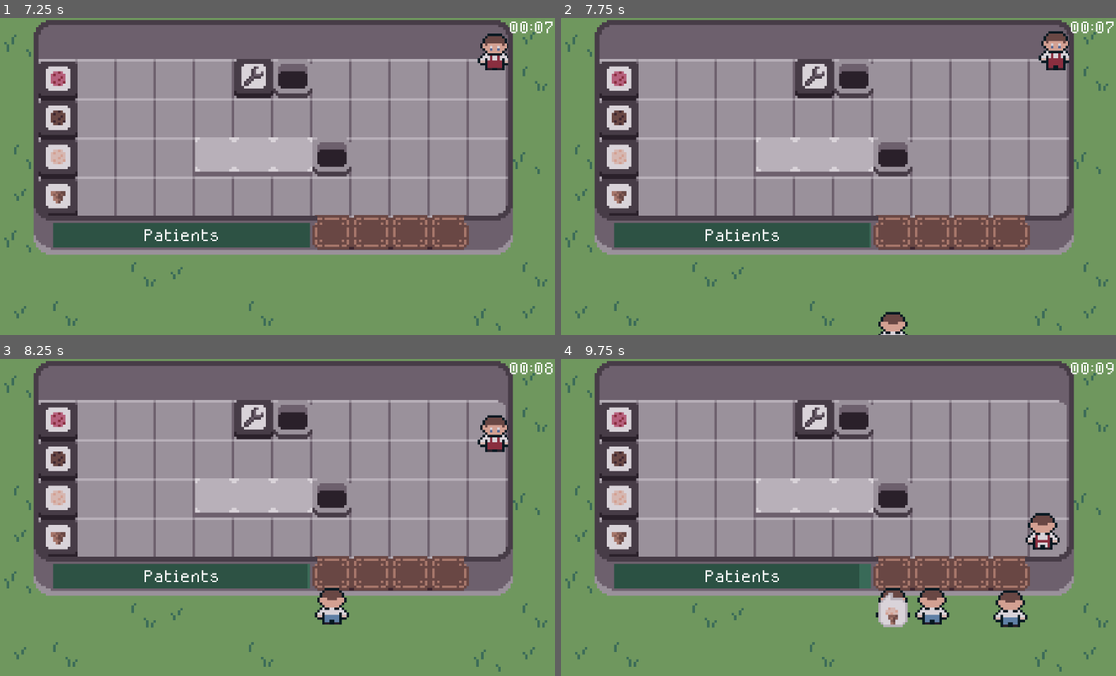
Above: before the commit, frames 1-4 (two rows, left to right).
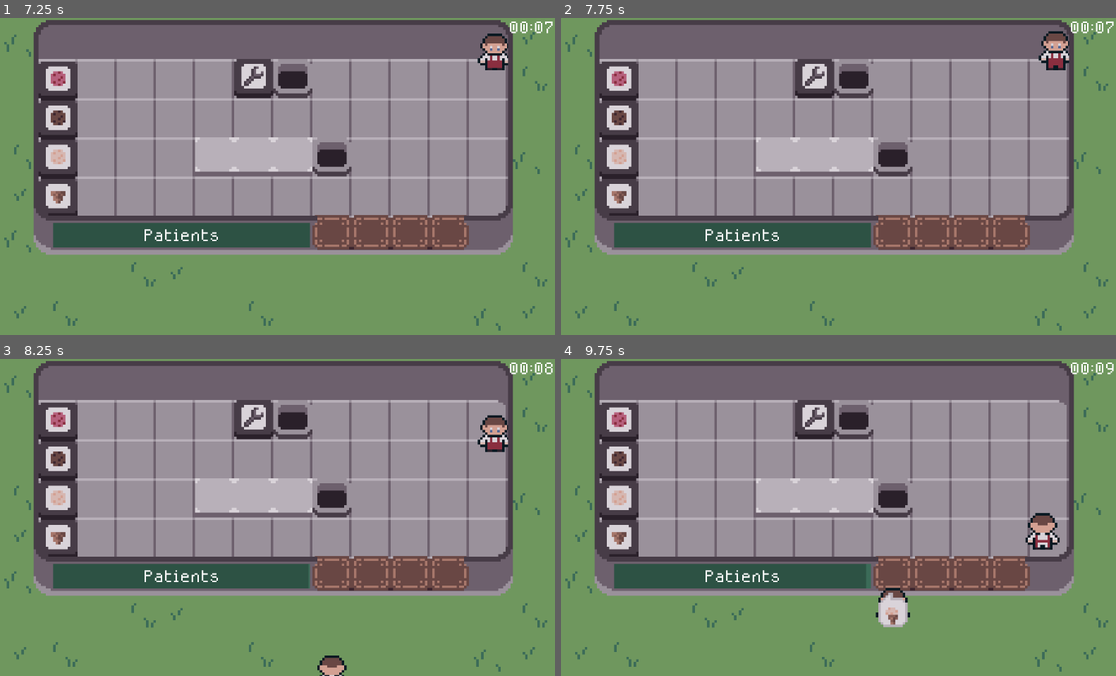
Above: after the commit, the same moments.

Repository: ToBinio/ice-truck
Game: Godot game, scene res://main.tscn
Two runs of this game, one before a commit and one after it. Both use one fixed random seed, a clock stepped at 60 frames per second and the inputs below.
Inputs:
- Up to frame 1 (7.25 s): tap Enter at 0.5 s; hold Right (right) 0.53-1.28 s; hold E (interact) 0.53-1.28 s; hold Down (down) 1.28-2.03 s; tap E (interact) every 1.5 s from 1.35 to 5.85 s; hold Right (right) 2.03-2.78 s; hold E (interact) 2.03-2.78 s; hold Up (up) 2.78-3.53 s; hold E (interact) 3.53-4.28 s; hold Left (left) 3.53-5.03 s; hold Down (down) 5.03-5.78 s; hold E (interact) 5.03-5.78 s; hold Right (right) 5.78-6.53 s; hold Up (up) from 6.53 s (still down); hold E (interact) from 6.53 s (still down)
- Up to frame 2 (7.75 s): release Up (up) at 7.28 s; release E (interact) at 7.28 s; hold Right (right) from 7.28 s (still down); tap E (interact) at 7.35 s
- Up to frame 3 (8.25 s): release Right (right) at 8.03 s; hold Down (down) from 8.03 s (still down); hold E (interact) from 8.03 s (still down)
- Up to frame 4 (9.75 s): release Down (down) at 8.78 s; release E (interact) at 8.78 s; hold Left (left) 8.78-9.53 s; tap E (interact) at 8.85 s; hold Up (up) from 9.53 s (still down); hold E (interact) from 9.53 s (still down)

Frame 1 is identical in both runs. In frame 2, 0.3% of the frame differs, in the area x 55-63%, y 64-100%; in frame 3, 0.8%; in frame 4, 1.1%, in the area x 63-85%, y 72-85%.

Commit message:
scale difficulty based on time - resolves #5

Diff:
--- a/Interactables/Service/service.gd
+++ b/Interactables/Service/service.gd
@@ -19,7 +19,7 @@
 var task: ItemResource
 
 func _ready() -> void:
-	timer.start(randf_range(5,10))
+	timer.start(randf_range(2,15))
 	item_container.hide()
 
 func _process(delta: float) -> void:
@@ -115,4 +115,5 @@
 		_display_task()
 		customer_stream_player.play()
 
-	timer.start(randf_range(5,10))
+	var game_mamanger = GameManager.instance(self)
+	timer.start(randf_range(5 * game_mamanger.difficultly_scale,10 * game_mamanger.difficultly_scale))
--- a/game_manager.gd
+++ b/game_manager.gd
@@ -16,6 +16,8 @@
 @onready var animation_player: AnimationPlayer = %AnimationPlayer
 var has_lost = false
 
+var difficultly_scale = 3;
+
 static func instance(node: Node) -> GameManager:
 	return node.get_tree().get_first_node_in_group("GameManager")
 
@@ -26,6 +28,9 @@
 func _process(delta: float) -> void:
 	if has_lost:
 		return
+
+	difficultly_scale = 1 / (log((survived_time / 25) + 2) / log(10))
+	print(difficultly_scale)
 
 	if happiness <= 0:
 		animation_player.play("Death")
@@ -65,7 +70,7 @@
 		interactable.is_broken = true
 		break_sound_player.play()
 
-	break_timer.start(randf_range(5,20))
+	break_timer.start(randf_range(5 * difficultly_scale, 20 * difficultly_scale))
 
 
 func _on_button_pressed() -> void:
